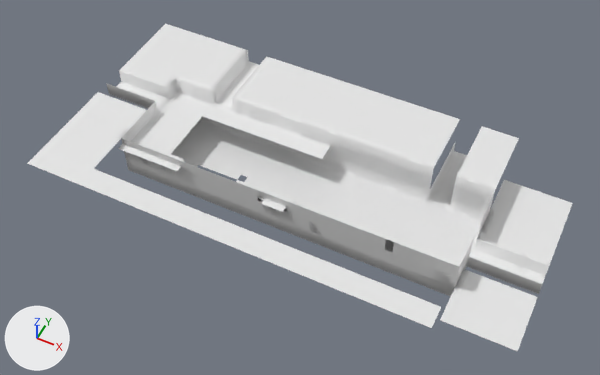
Renders of the OBJ model Ods217/Assets/Level_Data/lvl_DerelictShip/Meshes/lvl_shipLongRoomBottom.obj from each side of a commit.
Before and after are seen from a 50 mm camera at (45.9, -71.2, 82.1) aimed at (14.0, -7.3, 2.2). Lighting does not change. The marker at lower left points along +X, +Y and +Z. Where no turn or scale is listed for an object, it has been applied to the vertices. Vertices at the same position are counted once.
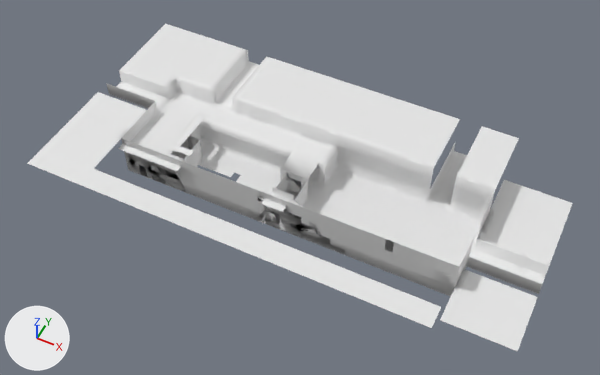
Pixel boxes [x1, y1, x2, y2] of what changed, in the pictures (600 x 375 px):
part 1 of me_default, added
    after: [170, 116, 204, 156]
part 2 of me_default, built on
    before: [205, 163, 244, 184]
    after: [124, 116, 345, 254]

Edits to the bpy script that builds the scene:
```text
Change me_default:
    used by ob_default; location = (0.0, 0.0, 0.0)
    remove me_default.from_pydata(...)  # 2360 vertices, 4163 faces; spans x -17.0..46.0, y -22.0..10.0, z 0.0..6.0
    add me_default.from_pydata(...)  # 2619 vertices, 4754 faces; spans x -17.0..46.0, y -22.0..10.0, z 0.0..6.0
    me_default part 1: a new loose piece of 20 vertices spanning x -3.0..0.0, y -11.0..-4.0, z 5.0
    me_default part 2: 2 vertices removed from x 5.0, y -9.0..-8.0, z 0.0; 239 vertices added at x -9.0..23.0, y -14.0..0.0, z 0.0..5.0
```
